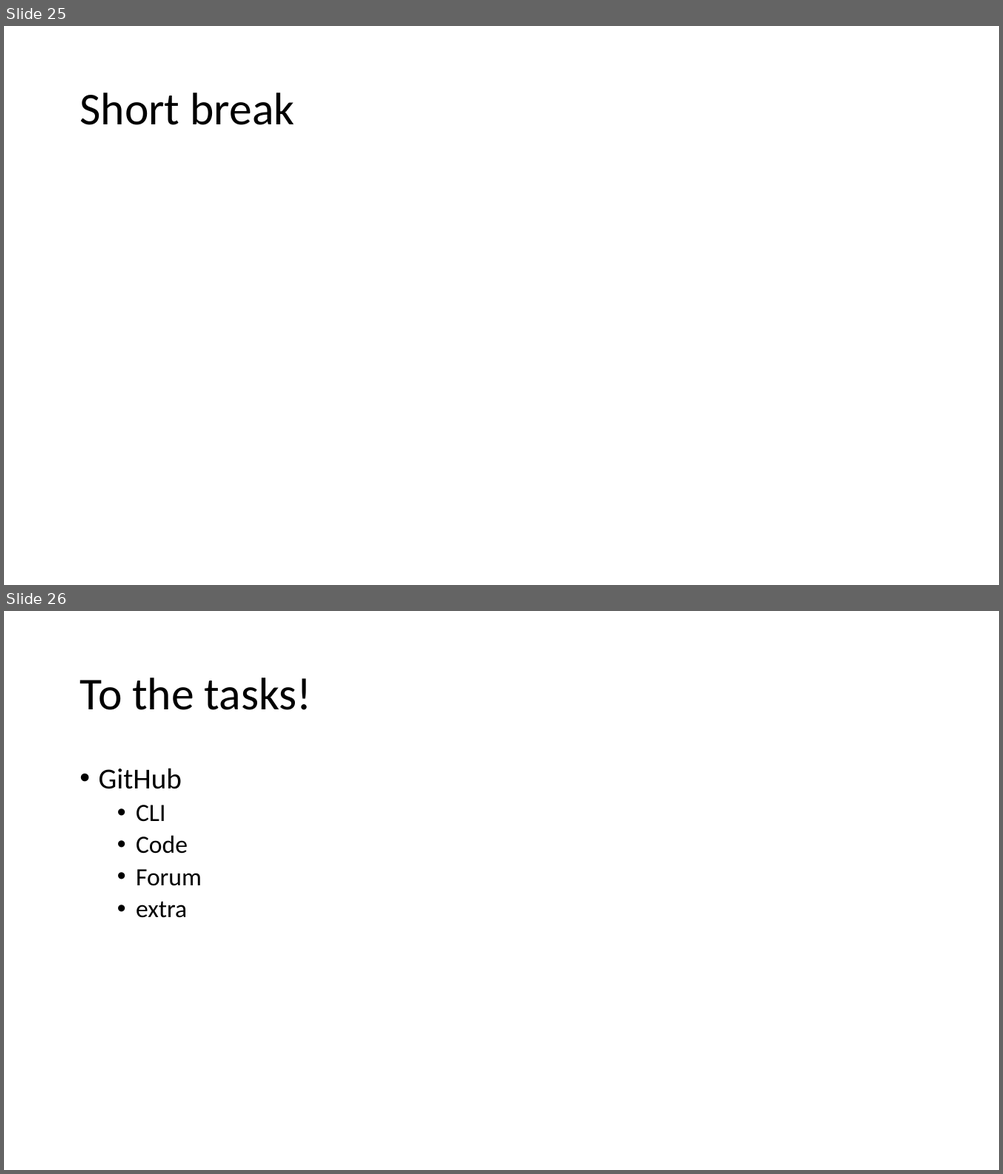
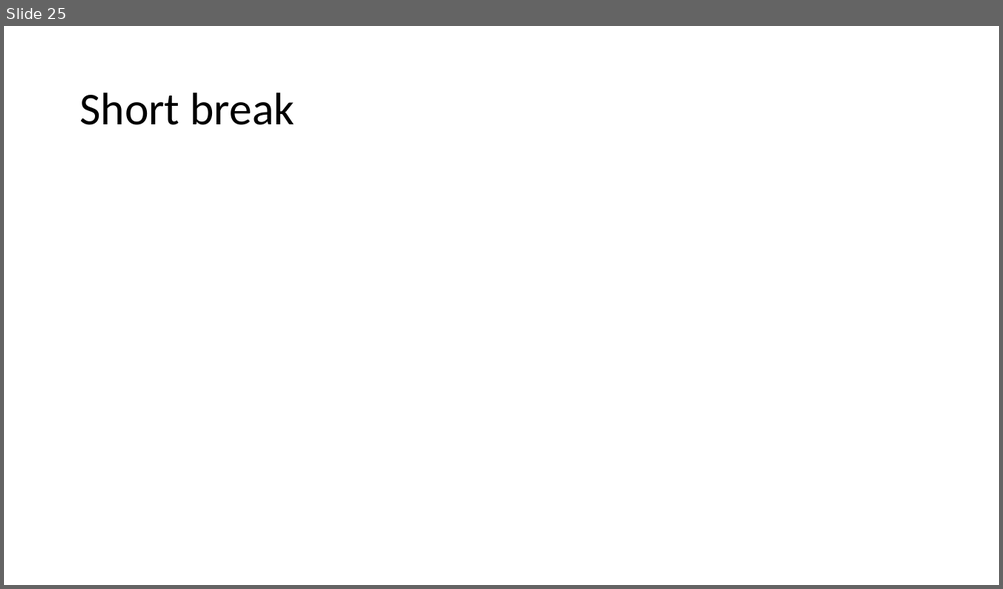
Before and after one commit to fortedigital/cg-kafka, a slide deck: workshop2/Kafka - 102.pptx. Shown one above the other, each under a label of ours: slides 25 and 26 before the commit, slide 25 after it. The pictures are 1003x1174 and 1003x589 pixels, drawn with LibreOffice and Linux fonts; fonts in the diff are those of the drawing. Boxes give left, top, right and bottom in pixels: in the first picture for what was removed or moved away, otherwise in the second. Text is boxed around its words. In the diff, an @@ line names an element or a change of style, - is before the commit and + after.

```diff
--- a/workshop2/Kafka - 102.pptx
+++ b/workshop2/Kafka - 102.pptx
@@ slide 26 removed at (4,611,999,1170), background #FFFFFF @@
@@ title removed at (79,678,312,710) @@
-To the tasks!
@@ text removed at (99,768,202,918) @@
-• GitHub
-  • CLI
-  • Code
-  • Forum
-  • extra
```
Also in this commit, not shown: 5 slides changed, 1 other slide removed.
